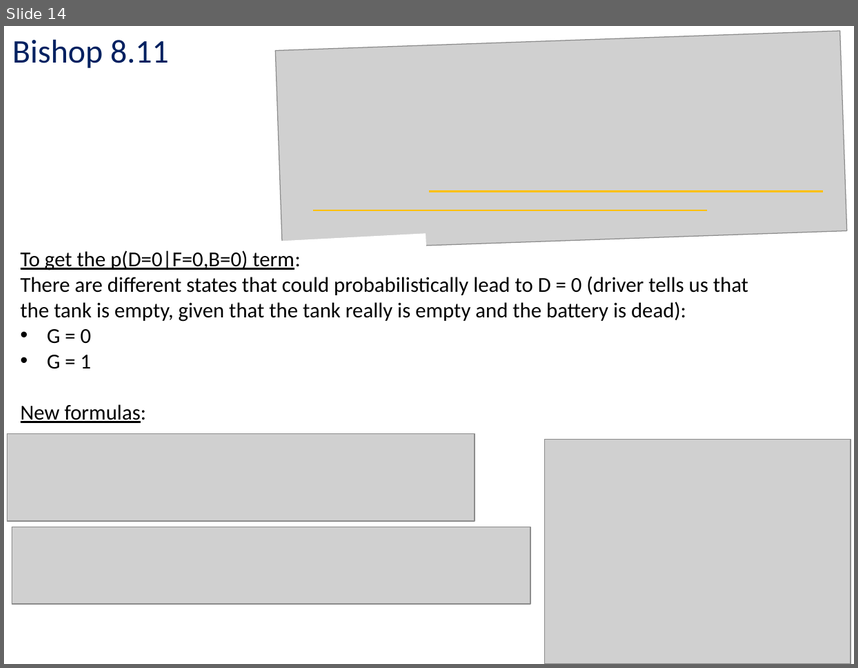
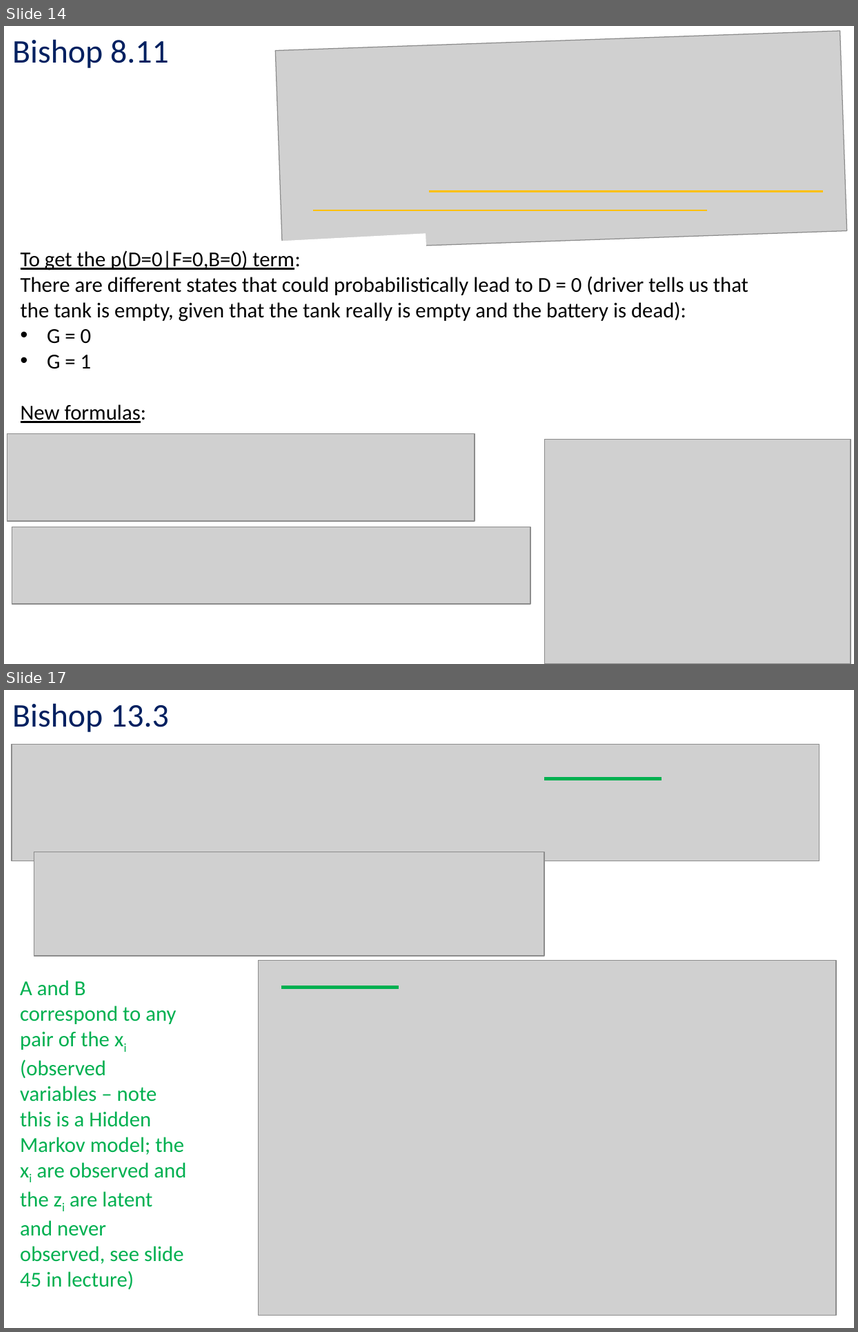
Before and after one commit to kc13/CS1675, a slide deck: recitation12/cs1675_rec12_nov30.pptx. Shown one above the other, each under a label of ours: slide 14 before the commit, slides 14 and 17 after it; the slides between them are not shown. The pictures are 858x668 and 858x1332 pixels, drawn with LibreOffice and Linux fonts; fonts in the diff are those of the drawing; grey boxes stand for pictures. Boxes give left, top, right and bottom in pixels: in the first picture for what was removed or moved away, otherwise in the second. Text is boxed around its words. In the diff, an @@ line names an element or a change of style, - is before the commit and + after.

```diff
--- a/recitation12/cs1675_rec12_nov30.pptx
+++ b/recitation12/cs1675_rec12_nov30.pptx
@@ slide 17 added at <box>4,690,854,1328</box>, background #FFFFFF @@
@@ text added at <box>12,703,169,732</box>, 28 pt, text #002060 @@
+Bishop 13.3
@@ picture added at <box>12,745,819,861</box> @@
@@ line added from (545, 778) to (662, 778), #00B050 3 pt @@
@@ picture added at <box>34,852,545,956</box> @@
@@ picture added at <box>258,960,836,1315</box> @@
@@ text added at <box>20,980,186,1289</box>, 18 pt, text #00B050 @@
+A and B correspond to any pair of the xi
+(observed variables – note this is a Hidden Markov model; the xi are observed and the zi are latent and never observed, see slide 45 in lecture)
@@ line added from (281, 987) to (399, 987), #00B050 3 pt @@
```
Also in this commit, not shown: 2 slides changed, 6 other slides added.
